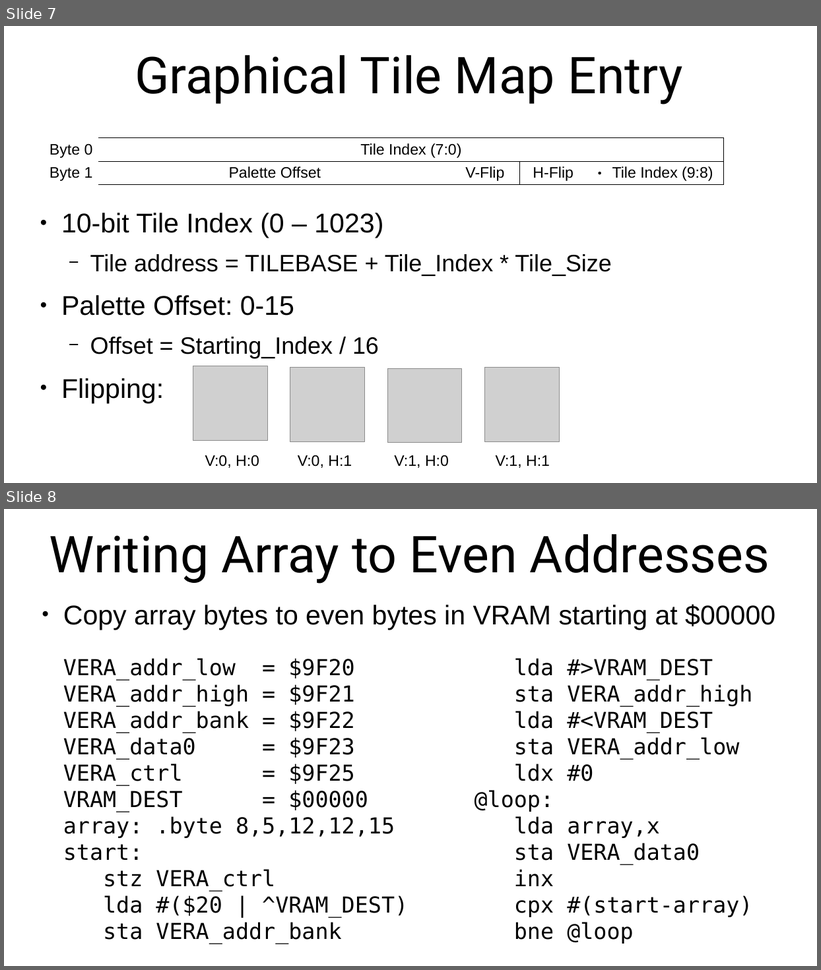
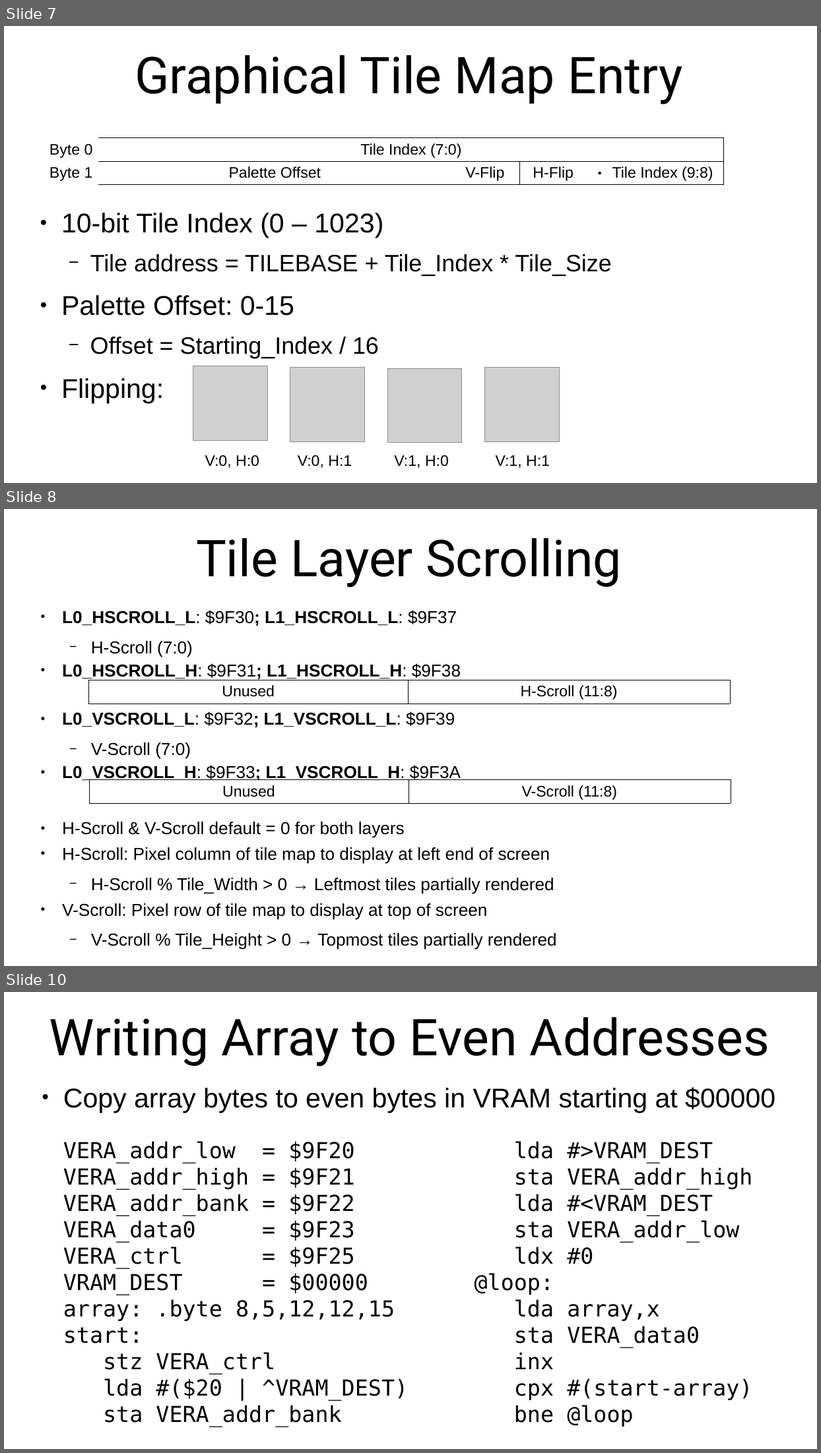
Before and after one commit to SlithyMatt/x16-assembly-tutorial, a slide deck: Lesson12/Lesson12.odp. Shown one above the other, each under a label of ours: slides 7 and 8 before the commit, slides 7, 8 and 10 after it; the slides between them are not shown. The pictures are 821x970 and 821x1453 pixels, drawn with LibreOffice and Linux fonts; fonts in the diff are those of the drawing; grey boxes stand for pictures. Boxes give left, top, right and bottom in pixels: in the first picture for what was removed or moved away, otherwise in the second. Text is boxed around its words. In the diff, an @@ line names an element or a change of style, - is before the commit and + after.

```diff
--- a/Lesson12/Lesson12.odp
+++ b/Lesson12/Lesson12.odp
@@ slide 8 added at (x1=4, y1=509, x2=817, y2=966), background #FFFFFF @@
@@ title added at (x1=196, y1=538, x2=622, y2=588), 60 pt, text #000000 @@
+Tile Layer Scrolling
@@ text added at (x1=62, y1=610, x2=557, y2=950), 20.4 pt, text #000000 @@
+● L0_HSCROLL_L: $9F30; L1_HSCROLL_L: $9F37
+  − H-Scroll (7:0)
+● L0_HSCROLL_H: $9F31; L1_HSCROLL_H: $9F38
+● L0_VSCROLL_L: $9F32; L1_VSCROLL_L: $9F39
+  − V-Scroll (7:0)
+● L0_VSCROLL_H: $9F33; L1_VSCROLL_H: $9F3A
+● H-Scroll & V-Scroll default = 0 for both layers
+● H-Scroll: Pixel column of tile map to display at left end of screen
+  − H-Scroll % Tile_Width > 0 → Leftmost tiles partially rendered
+● V-Scroll: Pixel row of tile map to display at top of screen
+  − V-Scroll % Tile_Height > 0 → Topmost tiles partially rendered
@@ table added at (x1=88, y1=681, x2=731, y2=704), 1 rows, 2 columns @@
+Unused | H-Scroll (11:8)
@@ table added at (x1=88, y1=780, x2=731, y2=803), 1 rows, 2 columns @@
+Unused | V-Scroll (11:8)
@@ what was slide 8 is now slide 10 @@
```
Also in this commit, not shown: 1 other slide added.
